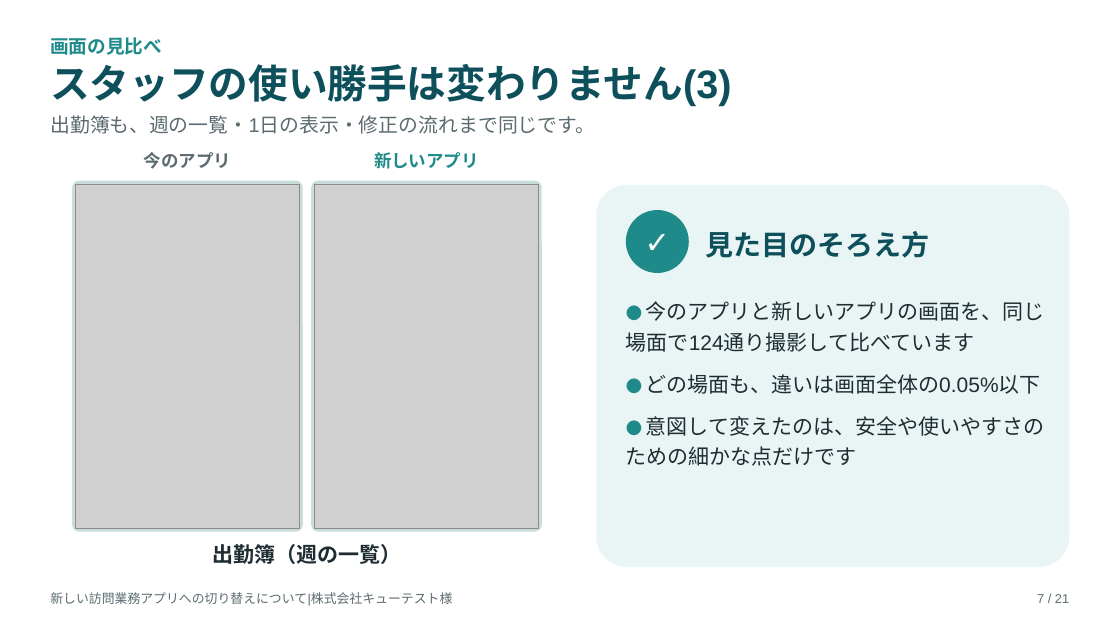
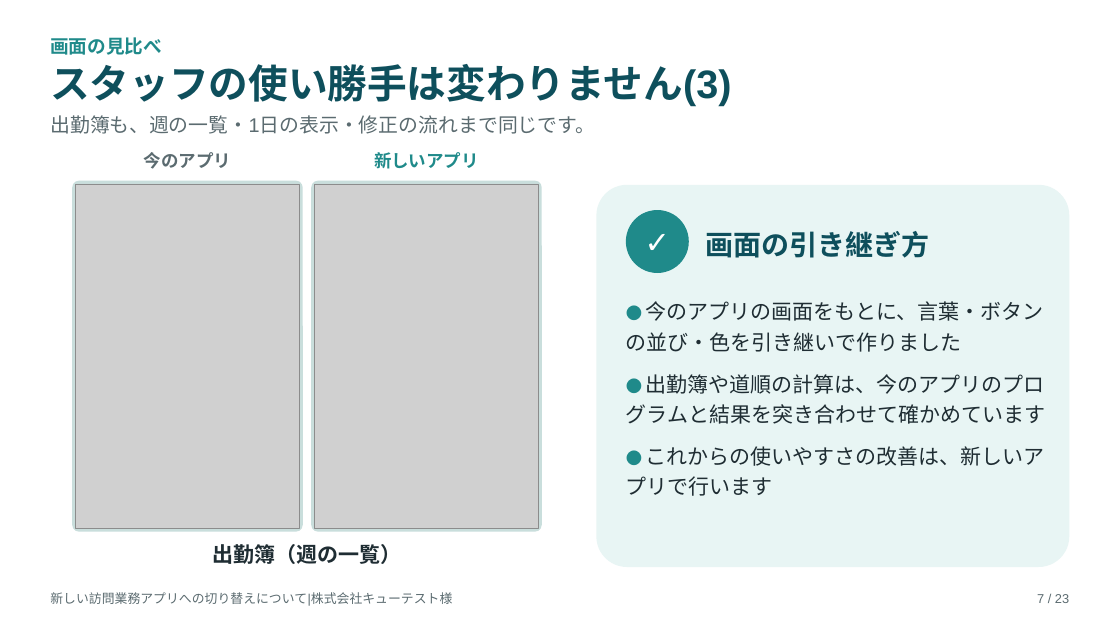
Before and after one commit to katahimo-dev/katahimo-app, a slide deck: slide 7 of doc/partner/新アプリ切替のご説明_キューテスト様.pptx. Drawn at 1120x630 pixels with LibreOffice and Linux fonts; fonts in the diff are those of the drawing; grey boxes stand for pictures. Boxes give left, top, right and bottom in pixels: in the first picture for what was removed or moved away, otherwise in the second. Text is boxed around its words. In the diff, an @@ line names an element or a change of style, - is before the commit and + after.

```diff
--- a/doc/partner/新アプリ切替のご説明_キューテスト様.pptx
+++ b/doc/partner/新アプリ切替のご説明_キューテスト様.pptx
@@ text at [706, 231, 930, 258]: text changed @@
-見た目のそろえ方
+画面の引き継ぎ方
@@ text at [626, 301, 1045, 496]: text changed @@
-● 今のアプリと新しいアプリの画面を、同じ場面で124通り撮影して比べています
-● どの場面も、違いは画面全体の0.05%以下
-● 意図して変えたのは、安全や使いやすさのための細かな点だけです
+● 今のアプリの画面をもとに、言葉・ボタンの並び・色を引き継いで作りました
+● 出勤簿や道順の計算は、今のアプリのプログラムと結果を突き合わせて確かめています
+● これからの使いやすさの改善は、新しいアプリで行います
@@ text at [1037, 594, 1069, 603]: text changed @@
-7 / 21
+7 / 23
```
Also in this commit, not shown: 19 other slides changed, 2 slides added, 4 other files.
